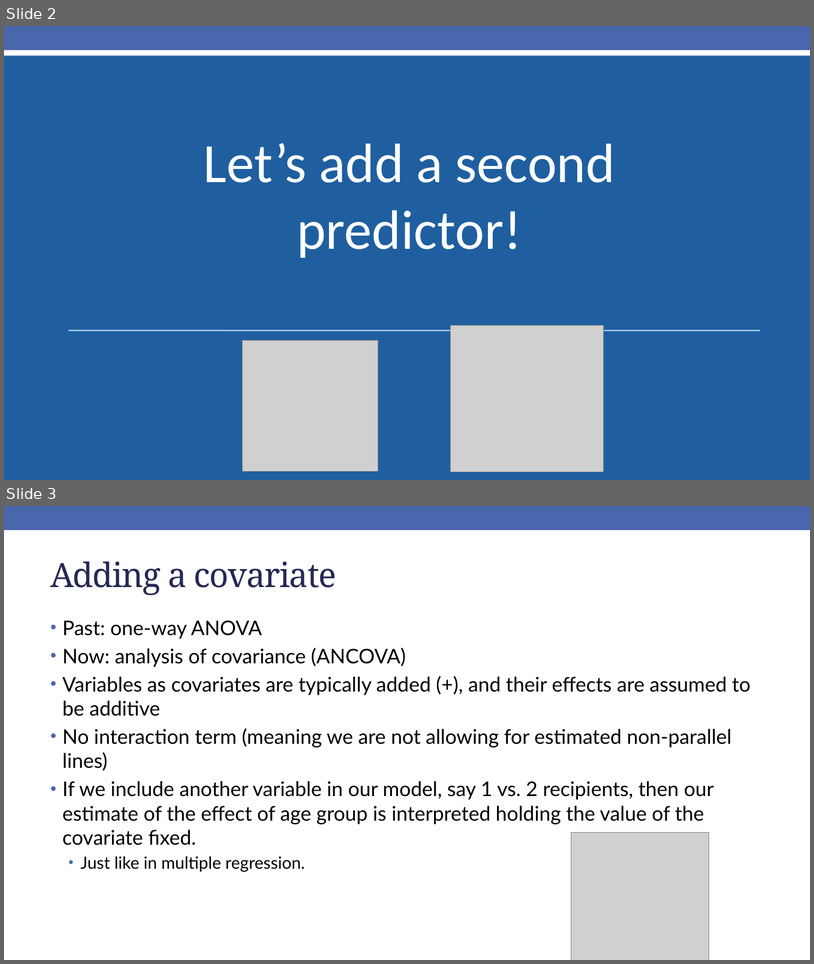
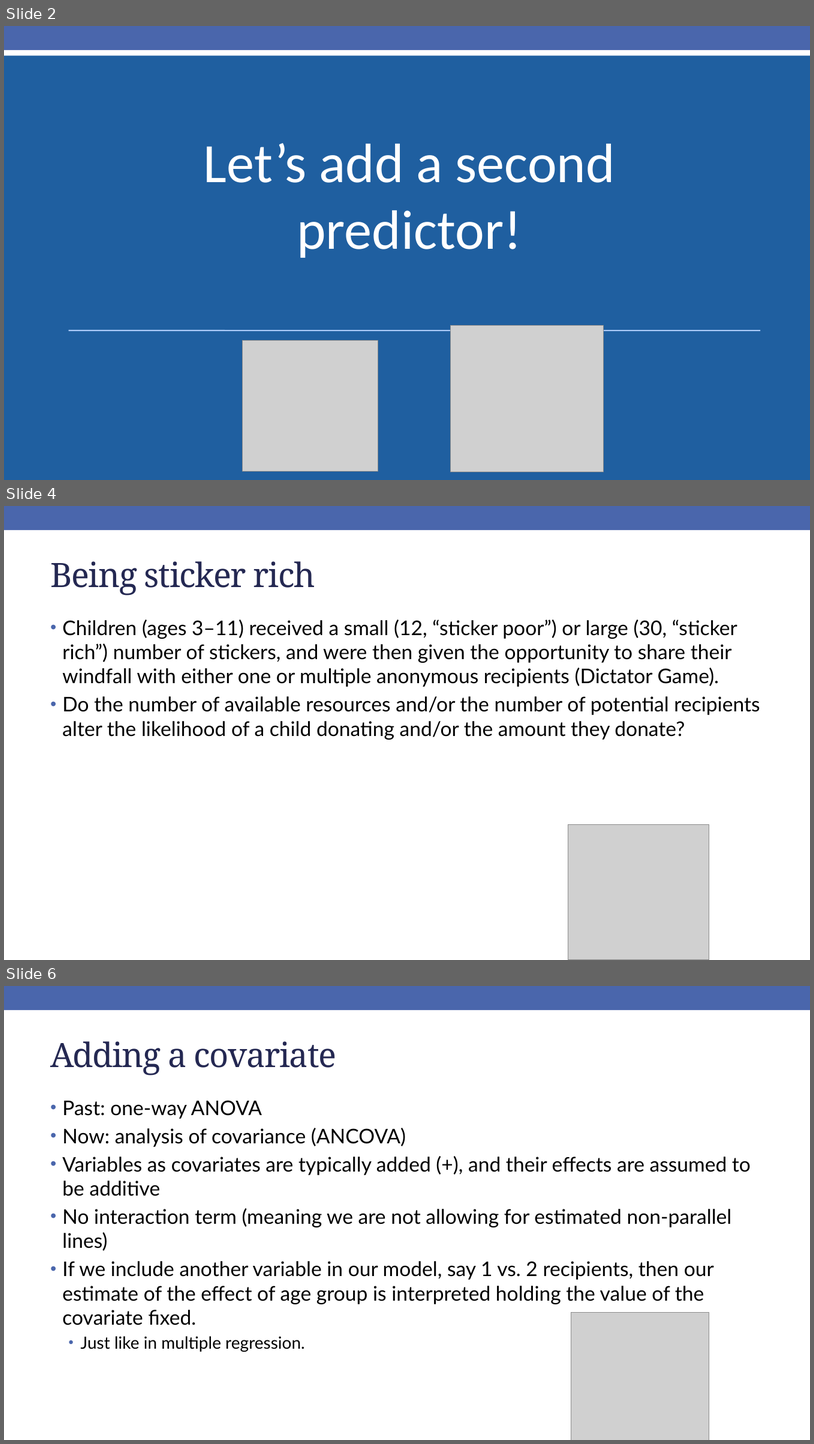
Before and after one commit to rebeccal/ohsu-math630, a slide deck: slides/cm054.pptx. Shown one above the other, each under a label of ours: slides 2 and 3 before the commit, slides 2, 4 and 6 after it; the slides between them are not shown. The pictures are 814x964 and 814x1444 pixels, drawn with LibreOffice and Linux fonts; fonts in the diff are those of the drawing; grey boxes stand for pictures. Boxes give left, top, right and bottom in pixels: in the first picture for what was removed or moved away, otherwise in the second. Text is boxed around its words. In the diff, an @@ line names an element or a change of style, - is before the commit and + after.

```diff
--- a/slides/cm054.pptx
+++ b/slides/cm054.pptx
@@ slide 4 added at [4, 506, 810, 960], background #FFFFFF; not listed: 1 template element that a slide beside it also shows @@
@@ title added at [50, 561, 315, 595], 40 pt, text #242852 @@
+Being sticker rich
@@ text added at [62, 619, 760, 739], 24 pt, text #000000 @@
+• Children (ages 3–11) received a small (12, “sticker poor”) or large (30, “sticker rich”) number of stickers, and were then given the opportunity to share their windfall with either one or multiple anonymous recipients (Dictator Game).
+• Do the number of available resources and/or the number of potential recipients alter the likelihood of a child donating and/or the amount they donate?
@@ picture added at [569, 824, 710, 960] @@
@@ what was slide 3 is now slide 6 @@
```
Also in this commit, not shown: 1 slide changed, 2 other slides added, 3 other files.
